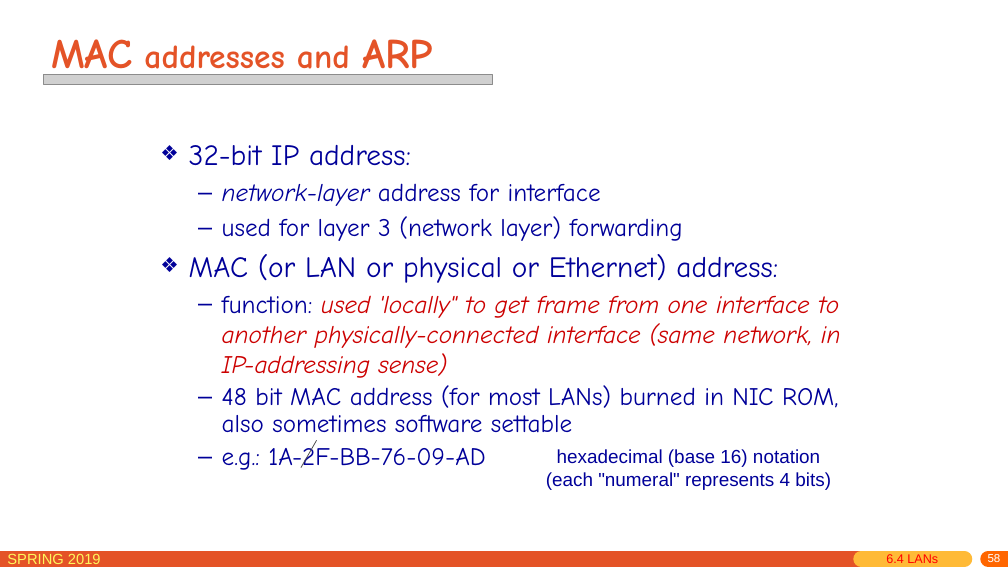
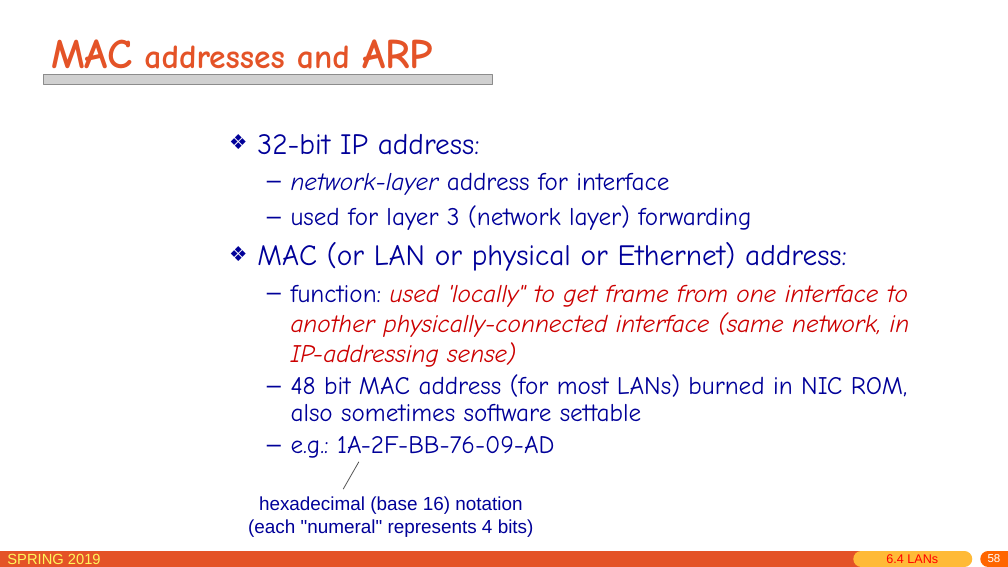
Before and after one commit to jichenghu/PPT_networkDistributed, a slide deck: slide 58 of chapter6.pptx. Drawn at 1008x567 pixels with LibreOffice and Linux fonts; fonts in the diff are those of the drawing; grey boxes stand for pictures. Boxes give left, top, right and bottom in pixels: in the first picture for what was removed or moved away, otherwise in the second. Text is boxed around its words. In the diff, an @@ line names an element or a change of style, - is before the commit and + after.

```diff
--- a/chapter6.pptx
+++ b/chapter6.pptx
@@ text "32-bit IP address:": place and size @@
-text "32-bit IP address:" at [189,145,841,470]
+text "32-bit IP address:" at [257,134,910,462]
@@ line moved from (301, 468) - (317, 440) to (343, 489) - (359, 462) @@
@@ text "hexadecimal (base 16) notation": place and size @@
-text "hexadecimal (base 16) notation" at [546,449,831,490]
+text "hexadecimal (base 16) notation" at [248,496,534,537]
```
Also in this commit, not shown: 3 other slides changed, 1 slide added.
